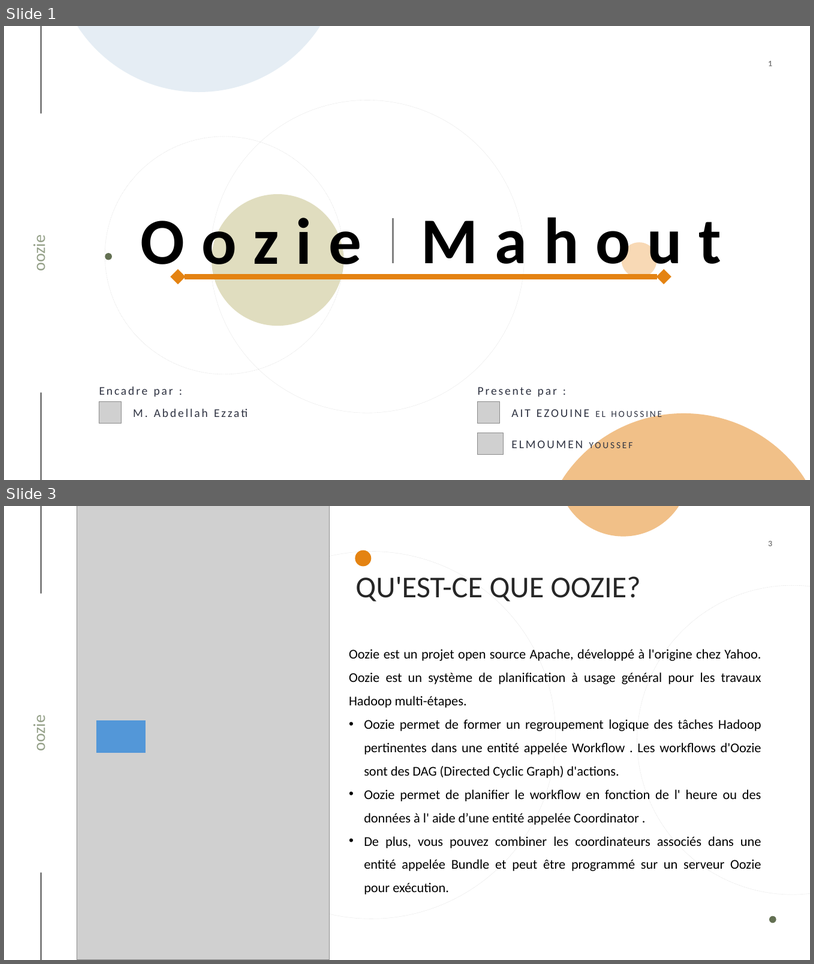
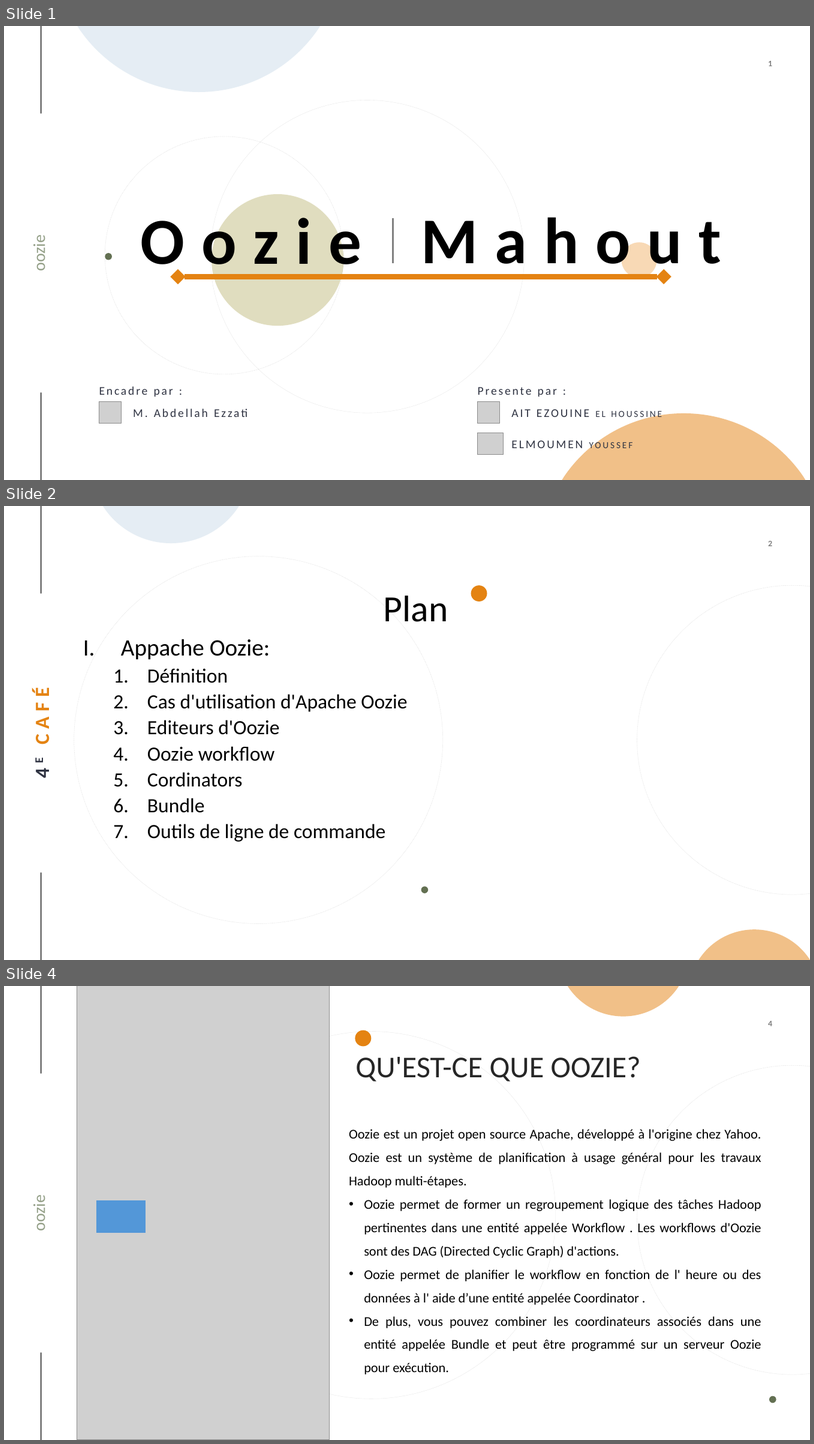
Before and after one commit to yossefEl/big_data_project, a slide deck: oozie-mahout v1.2.pptx. Shown one above the other, each under a label of ours: slides 1 and 3 before the commit, slides 1, 2 and 4 after it; the slides between them are not shown. The pictures are 814x964 and 814x1444 pixels, drawn with LibreOffice and Linux fonts; fonts in the diff are those of the drawing; grey boxes stand for pictures. Boxes give left, top, right and bottom in pixels: in the first picture for what was removed or moved away, otherwise in the second. Text is boxed around its words. In the diff, an @@ line names an element or a change of style, - is before the commit and + after.

```diff
--- a/oozie-mahout v1.2.pptx
+++ b/oozie-mahout v1.2.pptx
@@ slide 2 added at bbox=[4, 506, 810, 960], background #FFFFFF; not listed: 5 template elements that a slide beside it also shows @@
@@ freeform shape added at bbox=[103, 506, 239, 544], fill #CCDDEA at 50% opacity @@
@@ ellipse added at bbox=[74, 556, 443, 924], outline #000000 0.5 pt dashed @@
@@ title added at bbox=[384, 595, 449, 622], 44 pt, text #000000 @@
+Plan
@@ ellipse added at bbox=[471, 585, 488, 601], fill #E48312 @@
@@ text added at bbox=[121, 639, 407, 841], 24 pt, text #000000 @@
+I. Appache Oozie:
+  1. Définition
+  2. Cas d'utilisation d'Apache Oozie
+  3. Editeurs d'Oozie
+  4. Oozie workflow
+  5. Cordinators
+  6. Bundle
+  7. Outils de ligne de commande
@@ ellipse added at bbox=[422, 886, 429, 893], fill #637052 @@
@@ freeform shape added at bbox=[699, 930, 810, 960], fill #E48312 at 50% opacity @@
@@ what was slide 3 is now slide 4 @@
@@ page number at bbox=[768, 1021, 773, 1026]: text changed @@
-3
+4
```
Also in this commit, not shown: 1 slide changed, 7 other files.
